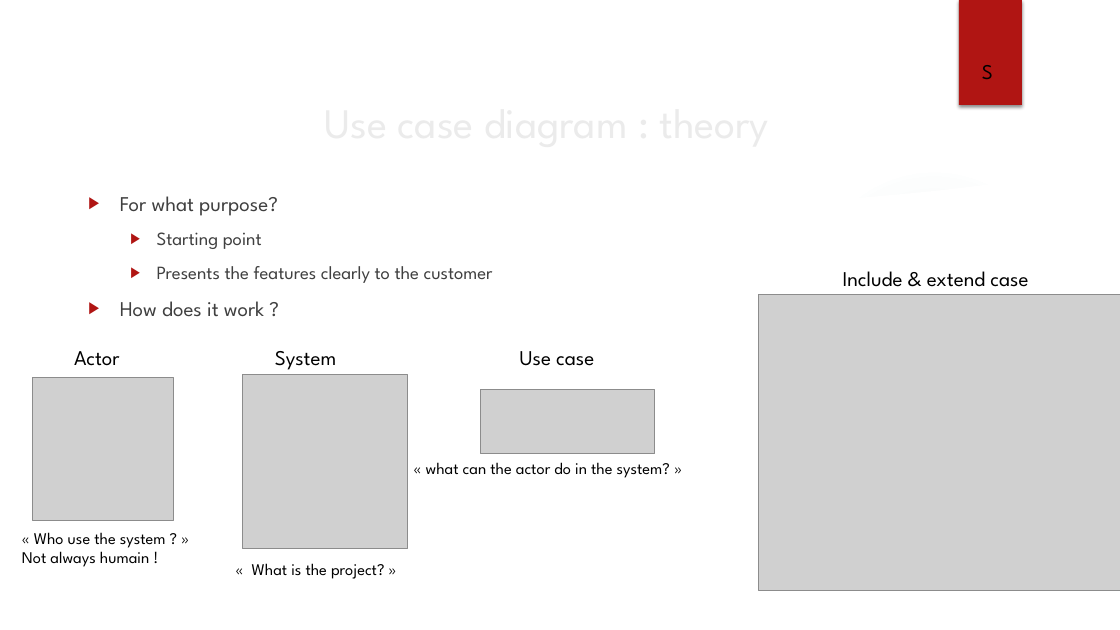
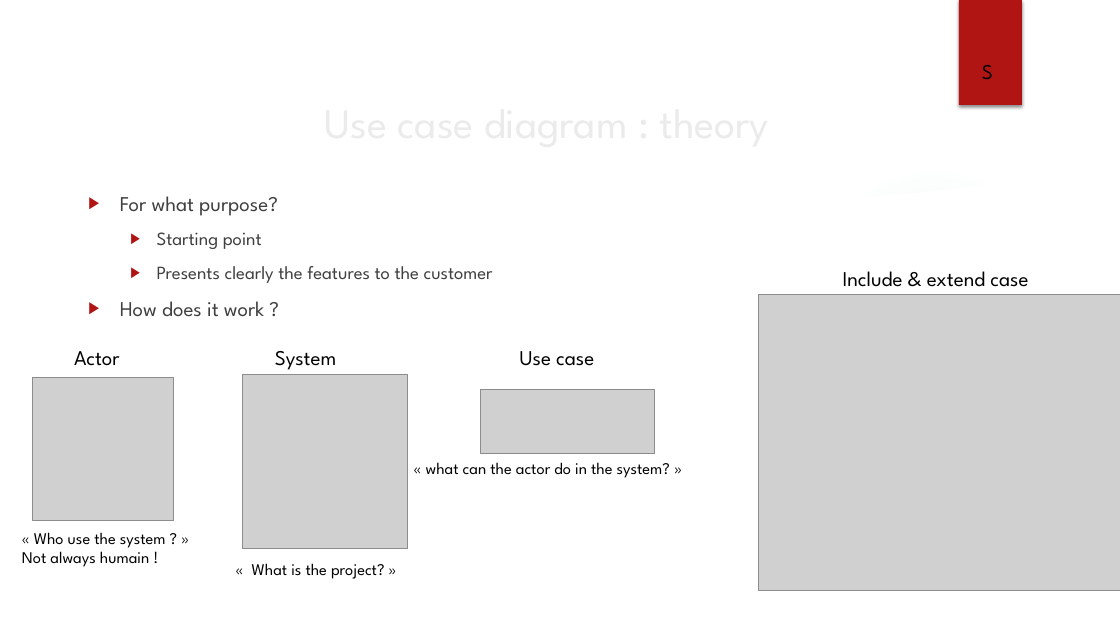
Before and after one commit to simondifalco13/ASP_Project_2021, a slide deck: slide 4 of commun/Réunion 10/PPDiFalcoHuygebaert.pptx. Drawn at 1120x630 pixels with LibreOffice and Linux fonts; fonts in the diff are those of the drawing; grey boxes stand for pictures; background and template pictures are left out. Boxes give left, top, right and bottom in pixels: in the first picture for what was removed or moved away, otherwise in the second. Text is boxed around its words. In the diff, an @@ line names an element or a change of style, - is before the commit and + after.

```diff
--- a/commun/Réunion 10/PPDiFalcoHuygebaert.pptx
+++ b/commun/Réunion 10/PPDiFalcoHuygebaert.pptx
@@ text at [157,266,493,283]: text changed @@
-  ▶ Presents the features clearly to the customer
+  ▶ Presents clearly the features to the customer
```
Also in this commit, not shown: 3 other slides changed, 3 slides added, 1 other file.
